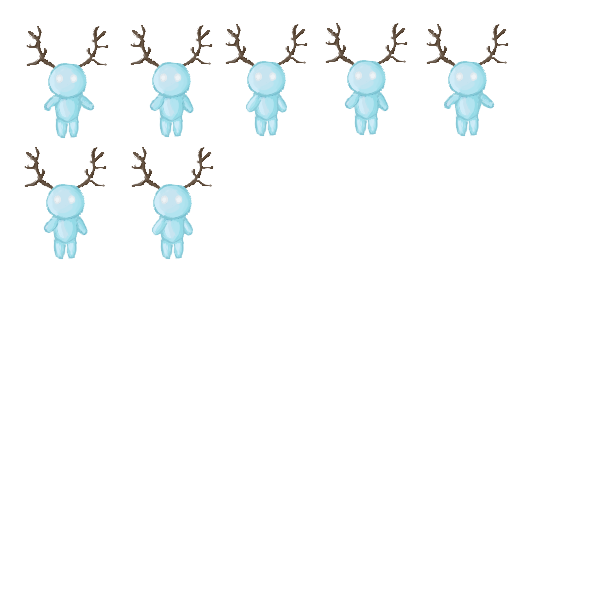
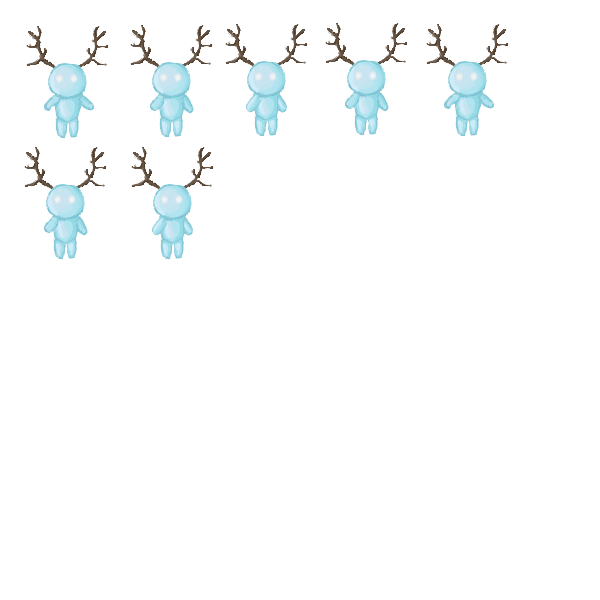
Layer changes from the first (600, 600) image to the second:
painted on "Layer 0" over [65, 104, 482, 255]
